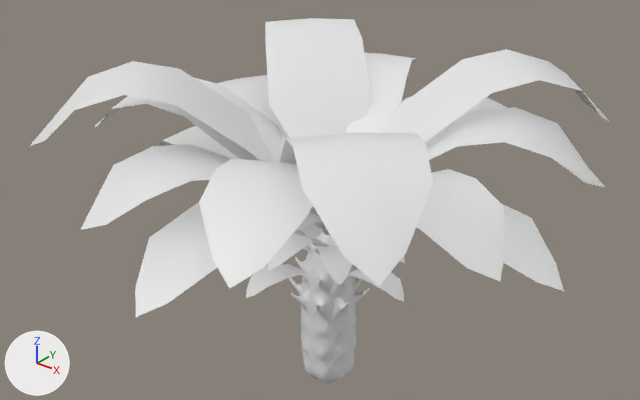
The Blender file Assets/Models/Environment/GiantFern.blend: old version first, new version second.
One viewpoint serves both versions: a camera (50 mm lens) standing at (8.23, -10.53, 9.95) and looking at (-0.28, 0.11, 3.35). Every picture has the same lights, and +X, +Y and +Z are marked at lower left. Materials are left out; every surface is plain grey.

The older version as bpy lines, for what is in view:
```python
me_plane = bpy.data.meshes.new('Plane')
me_plane.from_pydata(...)  # 930 vertices, 928 faces; spans x -1.35..1.35, y -1.37..1.37, z -0.17..3.5
me_plane.polygons.foreach_set('use_smooth', [True] * 928)
me_plane.materials.append(mat_ferntrunk)
me_plane_001 = bpy.data.meshes.new('Plane.001')
me_plane_001.from_pydata(...)  # 372 vertices, 216 faces; spans x -6.02..6.02, y -6.02..6.02, z 0.0..4.28
me_plane_001.polygons.foreach_set('use_smooth', [True] * 216)
me_plane_001.materials.append(mat_fernleaf_tex)
me_plane_041 = bpy.data.meshes.new('Plane.041')
me_plane_041.from_pydata(...)  # 252 vertices, 144 faces; spans x -6.91..6.72, y -6.87..6.82, z 0.0..1.84
me_plane_041.polygons.foreach_set('use_smooth', [True] * 144)
me_plane_041.materials.append(mat_fernsmall_tex_001)
ob_fernleaf_001 = bpy.data.objects.new('FernLeaf.001', me_plane_001)
ob_fernleaf_001.location = (0.0, 0.0, 2.78)
ob_fernleaf_001.scale = (0.7, 0.7, 0.7)
ob_fernleaf_001.visible_shadow = False
ob_fernleaf_041 = bpy.data.objects.new('FernLeaf.041', me_plane_041)
ob_fernleaf_041.location = (0.0, 0.0, 2.12)
ob_fernleaf_041.scale = (0.259, 0.259, 0.567)
ob_fernleaf_041.visible_shadow = False
ob_ferntrunk = bpy.data.objects.new('FernTrunk', me_plane)
ob_ferntrunk.location = (0.0, 0.0, 0.0)
ob_ferntrunk.scale = (0.5, 0.5, 0.819)
```
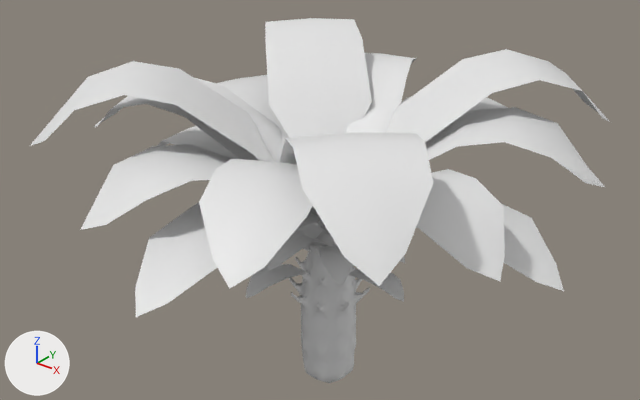
Where the newer file only moved an object's origin or applied its transform, the numbers keep the older frame.

Pixel boxes (x1, y1, x2, y2) of what changed, in the pictures (640 x 400 px):
'FernLeaf.041', surface changed
    both: (246, 223, 405, 302)

Edits to the bpy script that builds the scene:
```text
Change ob_fernleaf_001:
    remove ob_fernleaf_001.visible_shadow = False
Change ob_fernleaf_041:
    remove ob_fernleaf_041.visible_shadow = False
```
